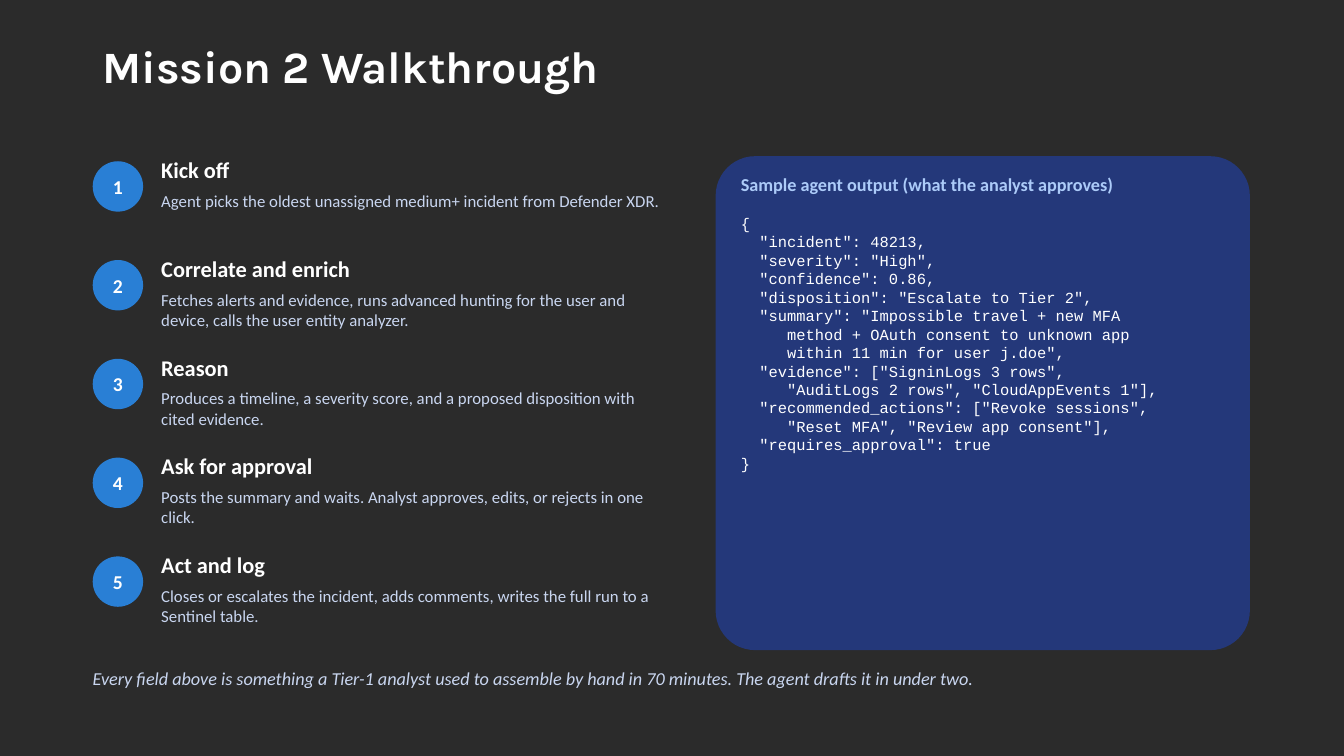
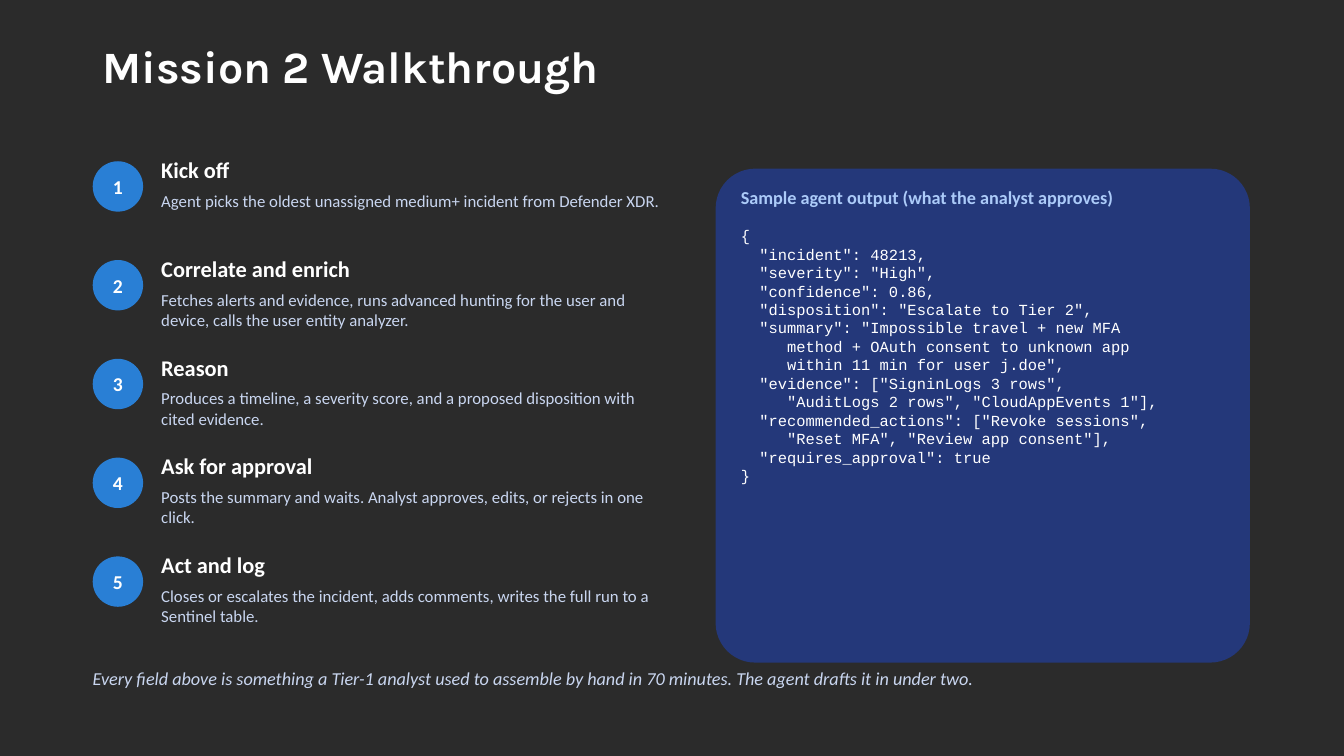
Before and after one commit to rod-trent/MMSMOA, a slide deck: slide 18 of SlideDecks/Empowering SOC Teams - MMS Midway 2026.pptx. Drawn at 1344x756 pixels with LibreOffice and Linux fonts; fonts in the diff are those of the drawing; background and template pictures are left out; a plain dark background stands for a picture behind light text. Boxes give left, top, right and bottom in pixels: in the first picture for what was removed or moved away, otherwise in the second. Text is boxed around its words. In the diff, an @@ line names an element or a change of style, - is before the commit and + after.

```diff
--- a/SlideDecks/Empowering SOC Teams - MMS Midway 2026.pptx
+++ b/SlideDecks/Empowering SOC Teams - MMS Midway 2026.pptx
@@ rounded rectangle: place and size @@
-rounded rectangle at (716,156,1250,650)
+rounded rectangle at (716,168,1250,662)
@@ text "Sample agent output (what the ...": place and size @@
-text "Sample agent output (what the ..." at (741,178,1113,194)
+text "Sample agent output (what the ..." at (741,191,1113,207)
@@ text "{": place and size @@
-text "{" at (759,236,1157,454)
+text "{" at (759,249,1157,467)
```
Also in this commit, not shown: 14 other slides changed, 1 other file.
